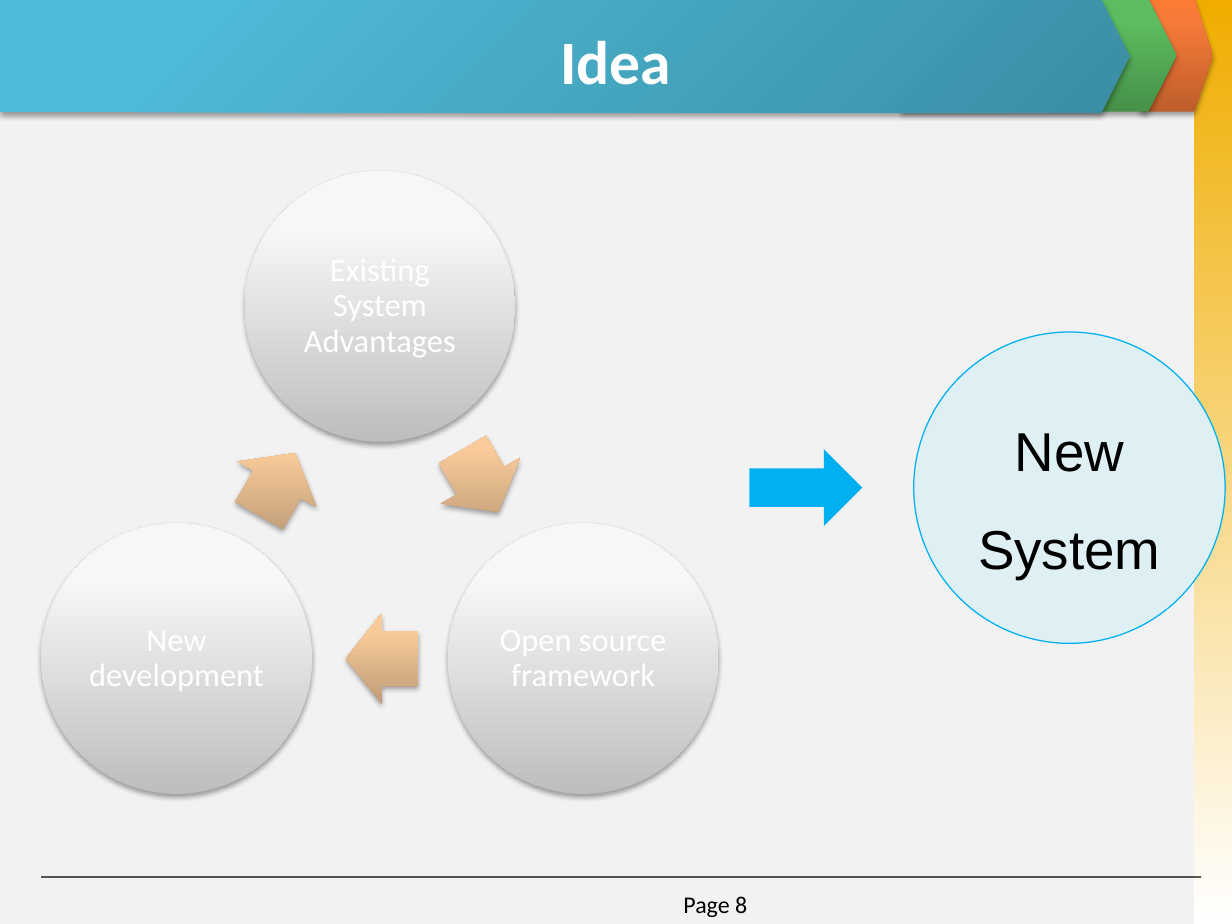
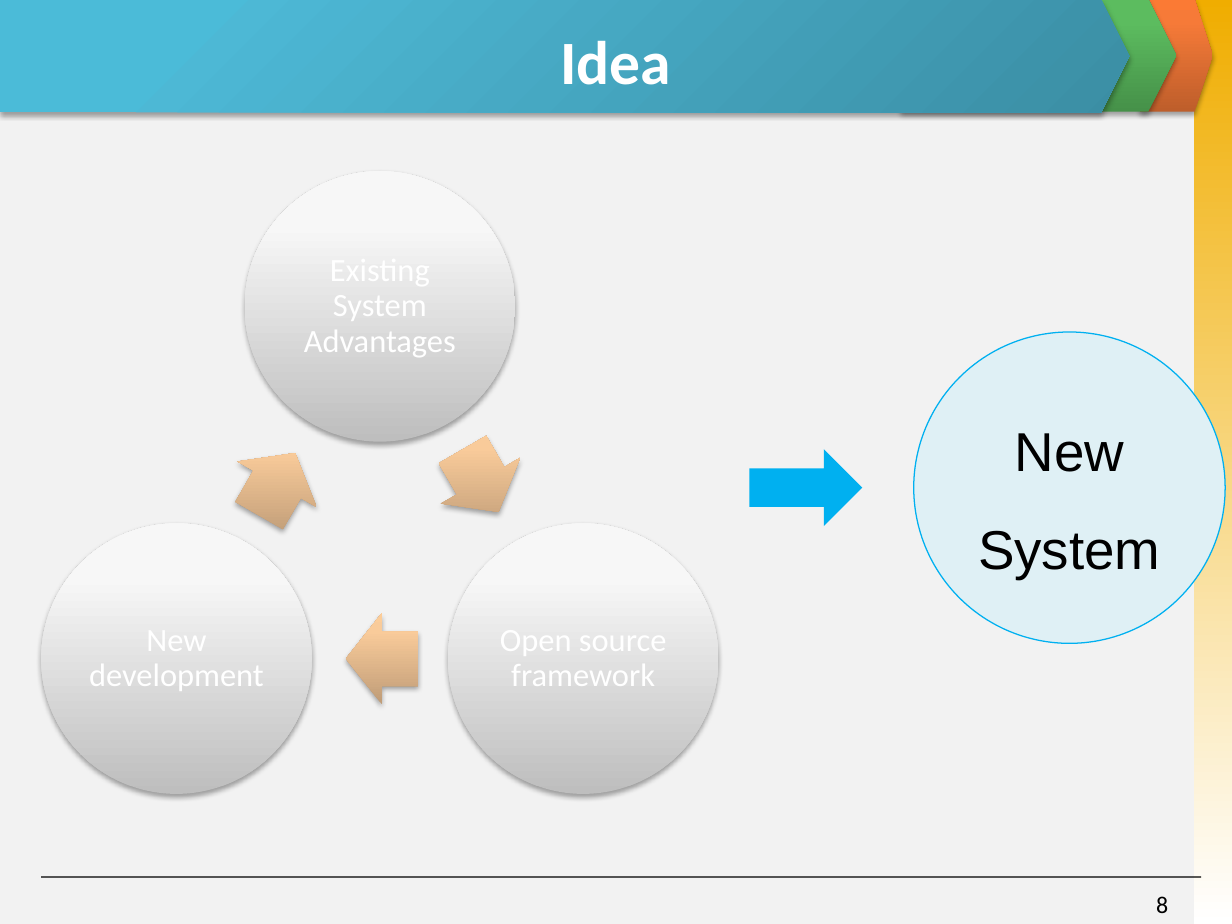
Before and after one commit to invisibleghost/e-learning-website, a slide deck: slide 8 of Document/Final report/Slide Present E-Learning.pptx. Drawn at 1232x924 pixels with LibreOffice and Linux fonts; fonts in the diff are those of the drawing. Boxes give left, top, right and bottom in pixels: in the first picture for what was removed or moved away, otherwise in the second. Text is boxed around its words. In the diff, an @@ line names an element or a change of style, - is before the commit and + after.

```diff
--- a/Document/Final report/Slide Present E-Learning.pptx
+++ b/Document/Final report/Slide Present E-Learning.pptx
@@ text at (x1=1156, y1=896, x2=1168, y2=913): text changed @@
-Page 8
+8
```
Also in this commit, not shown: 11 other slides changed, 1 slide added, 2 slides removed.
